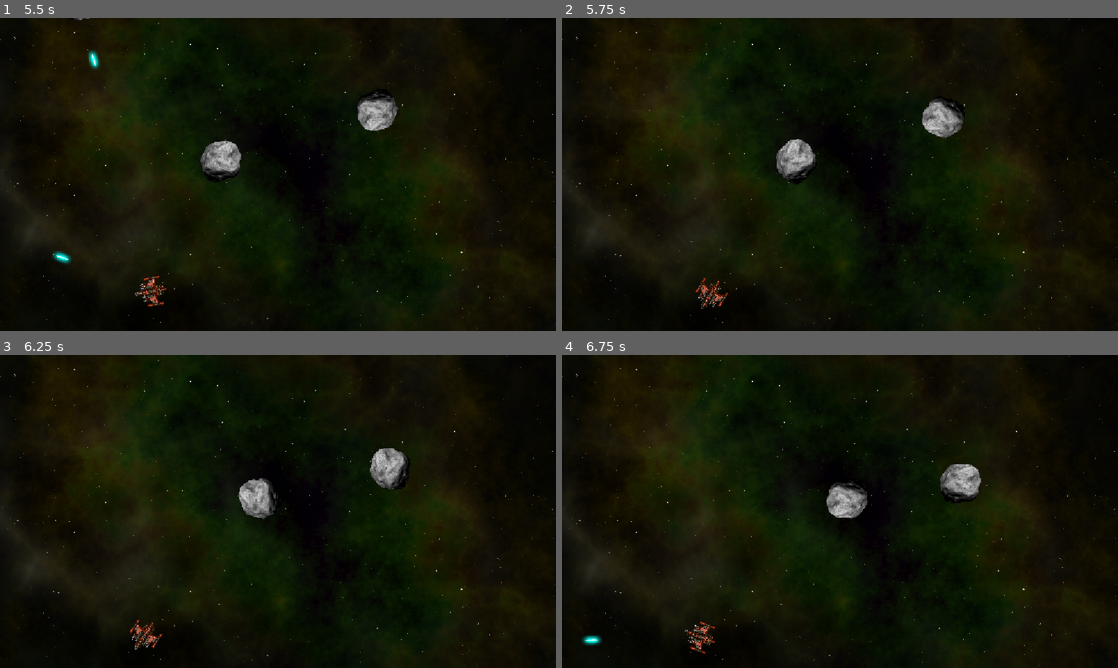
Above: before the commit, frames 1-4 (two rows, left to right).
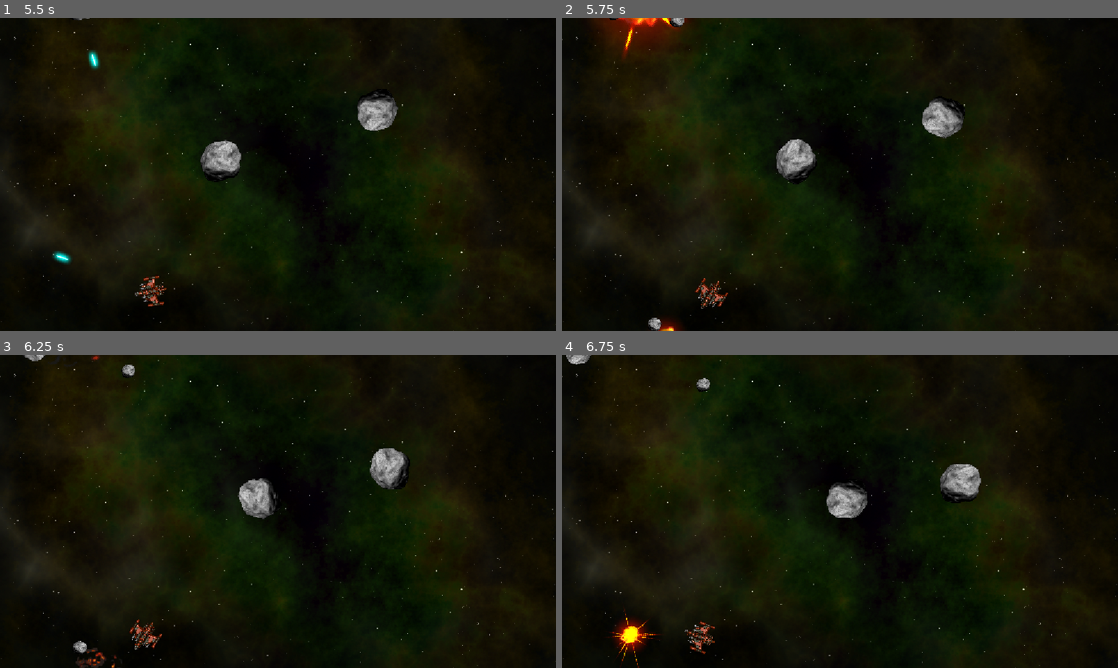
Above: after the commit, the same moments.

Repository: KramStyles/Godot-Tutorials
Game: Godot game, scene res://main/main.tscn
Same seed, same stepped clock (60 frames per second), same inputs: the game is played once before the commit and once after it.
Inputs:
- Up to frame 1 (5.5 s): hold Right (rotate_right) 0.53-1.28 s; hold Space (shoot) 0.53-1.28 s; hold A (rotate_left) 1.28-2.03 s; tap Space (shoot) at 1.35, 2.85, 4.35 s; hold Right (rotate_right) 2.03-2.78 s; hold Space (shoot) 2.03-2.78 s; hold W (thrust) 2.78-3.53 s; hold Space (shoot) 3.53-4.28 s; hold A (rotate_left) from 3.53 s (still down); hold Space (shoot) from 5.03 s (still down)
- Up to frame 2 (5.75 s): keep holding A (rotate_left); keep holding Space (shoot)
- Up to frame 3 (6.25 s): release A (rotate_left) at 5.78 s; release Space (shoot) at 5.78 s; hold Right (rotate_right) from 5.78 s (still down); tap Space (shoot) at 5.85 s
- Up to frame 4 (6.75 s): release Right (rotate_right) at 6.53 s; hold W (thrust) from 6.53 s (still down); hold Space (shoot) from 6.53 s (still down)

Frame 1 is identical in both runs. In frame 2, 1.4% of the frame differs, in the area x 5-23%, y 0-100%; in frame 3, 0.4%; in frame 4, 0.9%.

Commit message:
rock is split with explosion

Diff:
--- a/003-space-shooter/main/main.gd
+++ b/003-space-shooter/main/main.gd
@@ -3,6 +3,15 @@
 
 @export var rock_scene : PackedScene
 var screensize = Vector2.ZERO
+
+
+func _on_rock_exploded(size, radius, pos, vel):
+	if size <= 1: return
+	for offset in [-1, 1]:
+		var dir = $Player.position.direction_to(pos).orthogonal() * offset
+		var new_pos = pos + (dir * radius)
+		var new_val = dir * vel.length() * 1.1
+		spawn_rock(size - 1, new_pos, new_val)
 
 
 func spawn_rock(size, pos=null, vel=null):
@@ -15,6 +24,7 @@
 
 	var rock = rock_scene.instantiate()
 	rock.screensize = screensize
+	rock.exploded.connect(self._on_rock_exploded)
 	rock.start(pos, vel, size)
 	call_deferred("add_child", rock)
 
--- a/003-space-shooter/rock/rock.gd
+++ b/003-space-shooter/rock/rock.gd
@@ -12,7 +12,7 @@
 	$CollisionShape2D.set_deferred("disabled", true)
 	$Sprite2D.hide()
 	$ExplosionNode/AnimationPlayer.play("explosion")
-	$ExplosionNode/Explosion.show()
+	$ExplosionNode.show()
 	exploded.emit(size, radius, position, linear_velocity)
 	linear_velocity = Vector2.ZERO
 	angular_velocity = 0
